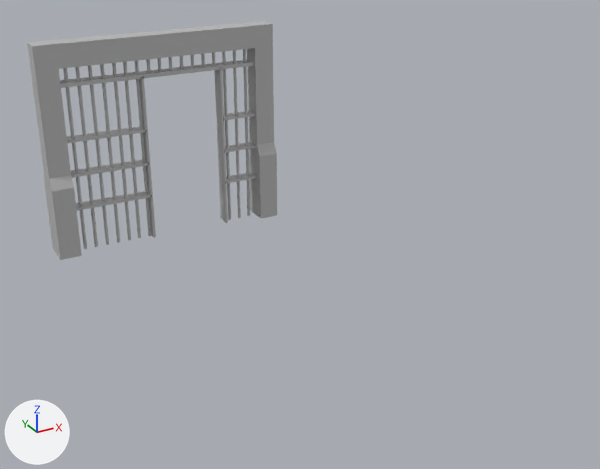
What one commit did to the FBX model Team Seven Project/Assets/Meshes/Env_JailBars_01.fbx.
Rendered twice from a 50 mm lens placed at (-5.32, -5.06, 4.4), pointed at (-1.45, 1.97, 0.88). The lights are fixed; the arrows at lower left show +X, +Y and +Z. Where no turn or scale is listed for an object, it has been applied to the vertices.

Names of what the first picture shows: 'Env_JailBars_02'.
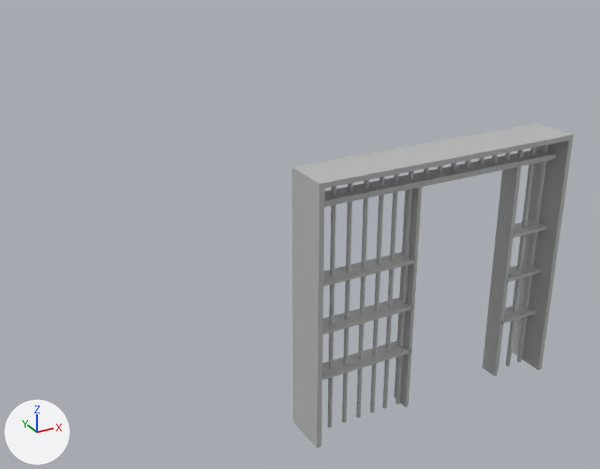
What changed in the scene script:
```text
Change me_mesh:
    remove me_mesh.from_pydata(...)  # 332 vertices, 352 faces; spans x -1.5..1.5, y -0.19..0.19, z -1.3..1.3
    add me_mesh.from_pydata(...)  # 316 vertices, 306 faces; spans x -2.49..0.0, y -0.21..0.21, z 0.0..2.33
    me_mesh part 1: the loose piece of 8 vertices spanning x -0.26..-0.23, y -0.09..0.09, z -1.3..0.82 is moved by (-0.22, 0.0, 1.3)
    me_mesh part 2: the loose piece of 13 vertices spanning x -1.16..-1.11, y -0.02..0.02, z -1.3..1.03 is moved by (-0.53, 0.0, 1.3)
    me_mesh part 3: the loose piece of 8 vertices spanning x -1.24..-0.25, y -0.09..0.09, z 0.12..0.16 is moved by (-1.25, 0.0, 1.3)
    me_mesh part 4: the loose piece of 8 vertices spanning x 0.78..1.24, y -0.09..0.09, z 0.12..0.16 is moved by (-1.25, 0.0, 1.3)
    me_mesh part 5: the loose piece of 8 vertices spanning x -1.24..1.24, y -0.09..0.09, z 0.79..0.84 is moved by (-1.25, 0.0, 1.3)
    me_mesh part 6: the loose piece of 8 vertices spanning x 0.77..0.8, y -0.09..0.09, z -1.3..0.82 is moved by (-2.27, 0.0, 1.3)
    me_mesh part 7: the loose piece of 8 vertices spanning x 0.78..1.24, y -0.09..0.09, z -0.31..-0.28 is moved by (-1.25, 0.0, 1.3)
    me_mesh part 8: the loose piece of 8 vertices spanning x 0.78..1.24, y -0.09..0.09, z -0.74..-0.71 is moved by (-1.25, 0.0, 1.3)
    me_mesh part 9: the loose piece of 8 vertices spanning x -1.24..-0.25, y -0.09..0.09, z -0.31..-0.28 is moved by (-1.25, 0.0, 1.3)
    me_mesh part 10: the loose piece of 8 vertices spanning x -1.24..-0.24, y -0.09..0.09, z -0.74..-0.71 is moved by (-1.25, 0.0, 1.3)
    me_mesh part 11: the loose piece of 13 vertices spanning x -1.02..-0.97, y -0.02..0.02, z -1.3..1.03 is moved by (-0.95, 0.0, 1.3)
    me_mesh part 12: the loose piece of 14 vertices spanning x -0.15..-0.11, y -0.02..0.02, z 0.81..1.02 is moved by (-0.82, 0.0, 1.3)
    me_mesh part 13: the loose piece of 14 vertices spanning x -0.01..0.03, y -0.02..0.02, z 0.81..1.02 is moved by (-1.25, 0.0, 1.3)
    me_mesh part 14: the loose piece of 13 vertices spanning x -0.3..-0.26, y -0.02..0.02, z -1.3..1.03 is moved by (0.05, 0.0, 1.3)
    me_mesh part 15: the loose piece of 13 vertices spanning x -0.44..-0.4, y -0.02..0.02, z -1.3..1.03 is moved by (0.33, 0.0, 1.3)
    me_mesh part 16: the loose piece of 14 vertices spanning x 0.13..0.17, y -0.02..0.02, z 0.81..1.02 is moved by (-1.53, 0.0, 1.3)
    me_mesh part 17: the loose piece of 14 vertices spanning x 0.27..0.31, y -0.02..0.02, z 0.81..1.02 is moved by (-1.1, 0.0, 1.3)
    me_mesh part 18: the loose piece of 13 vertices spanning x -0.87..-0.83, y -0.02..0.02, z -1.3..1.03 is moved by (-0.95, 0.0, 1.3)
    me_mesh part 19: the loose piece of 14 vertices spanning x 0.42..0.46, y -0.02..0.02, z 0.81..1.02 is moved by (-0.96, 0.0, 1.3)
    me_mesh part 20: the loose piece of 13 vertices spanning x -0.58..-0.54, y -0.02..0.02, z -1.3..1.03 is moved by (0.18, 0.0, 1.3)
    me_mesh part 21: the loose piece of 14 vertices spanning x 0.56..0.6, y -0.02..0.02, z 0.81..1.02 is moved by (-1.68, 0.0, 1.3)
    me_mesh part 22: the loose piece of 13 vertices spanning x -0.72..-0.68, y -0.02..0.02, z -1.3..1.03 is moved by (-1.68, 0.0, 1.3)
    me_mesh part 23: the loose piece of 13 vertices spanning x 0.85..0.89, y -0.02..0.02, z -1.3..1.03 is moved by (-3.11, 0.0, 1.3)
    me_mesh part 24: the loose piece of 13 vertices spanning x 0.99..1.03, y -0.02..0.02, z -1.3..1.03 is moved by (-3.1, 0.0, 1.3)
    me_mesh part 25: the loose piece of 14 vertices spanning x 0.7..0.75, y -0.02..0.02, z 0.81..1.02 is moved by (-1.39, 0.0, 1.3)
    me_mesh part 26: the loose piece of 13 vertices spanning x 1.13..1.18, y -0.02..0.02, z -1.3..1.03 is moved by (-2.68, 0.0, 1.3)
    me_mesh part 27: a new loose piece of 16 vertices spanning x -2.49..0.0, y -0.21..0.21, z 0.0..2.33, in mat_lambert6 (grey #bcbcbc)
    me_mesh part 28: the loose piece of 32 vertices spanning x -1.5..1.5, y -0.19..0.19, z -1.3..1.3 is deleted
Change ob_env_jailbars_02:
    ob_env_jailbars_02.location: (-1.938, 4.656, 1.298) -> (0.0, 0.0, 0.0)
```

Pixel boxes [x1, y1, x2, y2] of what changed, in the pictures (600 x 469 px; the box of a moved part takes in the faces that stretch with it):
'Env_JailBars_02', reshaped, moved (12% wider, 36% taller)
    before: [27, 21, 277, 260]
    after: [292, 123, 573, 448]
part 1 of me_mesh, moved or reshaped
    before: [139, 76, 156, 238]
    after: [482, 164, 521, 376]
part 2 of me_mesh, moved or reshaped
    before: [63, 68, 87, 249]
    after: [383, 174, 399, 409]
part 3 of me_mesh, moved or reshaped
    before: [67, 126, 147, 143]
    after: [323, 252, 416, 287]
part 4 of me_mesh, moved or reshaped
    before: [223, 111, 255, 121]
    after: [511, 220, 547, 238]
part 5 of me_mesh, moved or reshaped
    before: [60, 59, 254, 88]
    after: [324, 148, 556, 207]
part 6 of me_mesh, moved or reshaped
    before: [214, 67, 228, 223]
    after: [394, 184, 422, 407]
part 7 of me_mesh, moved or reshaped
    before: [224, 142, 256, 153]
    after: [506, 262, 541, 282]
part 8 of me_mesh, moved or reshaped
    before: [225, 172, 256, 184]
    after: [501, 303, 536, 324]
part 9 of me_mesh, moved or reshaped
    before: [71, 159, 148, 178]
    after: [323, 298, 413, 335]
part 10 of me_mesh, moved or reshaped
    before: [76, 191, 151, 211]
    after: [322, 341, 411, 380]
part 11 of me_mesh, moved or reshaped
    before: [75, 67, 98, 247]
    after: [356, 180, 369, 418]
part 12 of me_mesh, moved or reshaped
    before: [146, 59, 151, 72]
    after: [465, 160, 470, 168]
part 13 of me_mesh, moved or reshaped
    before: [157, 58, 162, 71]
    after: [437, 165, 443, 174]
part 14 of me_mesh, moved or reshaped
    before: [135, 60, 151, 236]
    after: [506, 147, 536, 366]
part 15 of me_mesh, moved or reshaped
    before: [123, 62, 141, 238]
    after: [517, 145, 548, 362]
part 16 of me_mesh, moved or reshaped
    before: [168, 57, 172, 70]
    after: [423, 168, 429, 177]
part 17 of me_mesh, moved or reshaped
    before: [180, 56, 183, 69]
    after: [479, 157, 484, 165]
part 18 of me_mesh, moved or reshaped
    before: [88, 65, 109, 245]
    after: [370, 177, 385, 413]
part 19 of me_mesh, moved or reshaped
    before: [190, 55, 194, 68]
    after: [505, 152, 511, 160]
part 20 of me_mesh, moved or reshaped
    before: [112, 63, 131, 240]
    after: [498, 150, 523, 370]
part 21 of me_mesh, moved or reshaped
    before: [201, 54, 205, 66]
    after: [451, 163, 457, 171]
part 22 of me_mesh, moved or reshaped (not visible afterwards)
    before: [100, 64, 120, 243]
part 23 of me_mesh, moved or reshaped
    before: [222, 51, 231, 220]
    after: [328, 186, 336, 428]
part 24 of me_mesh, moved or reshaped
    before: [233, 50, 241, 218]
    after: [342, 183, 353, 423]
